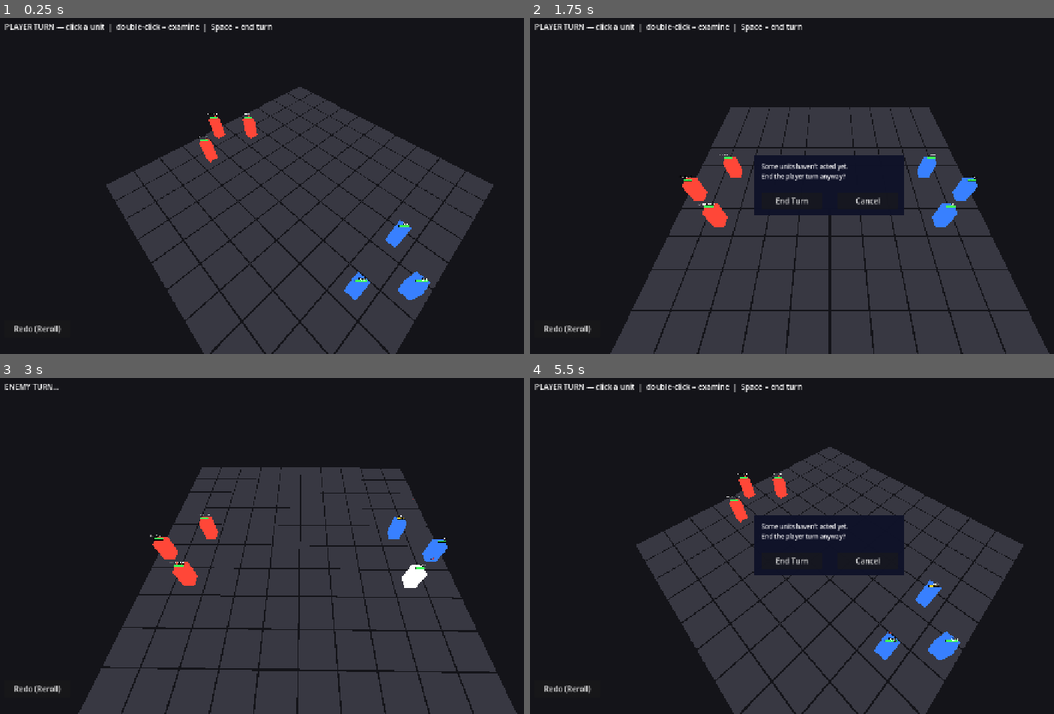
Above: before the commit, frames 1-4 (two rows, left to right).
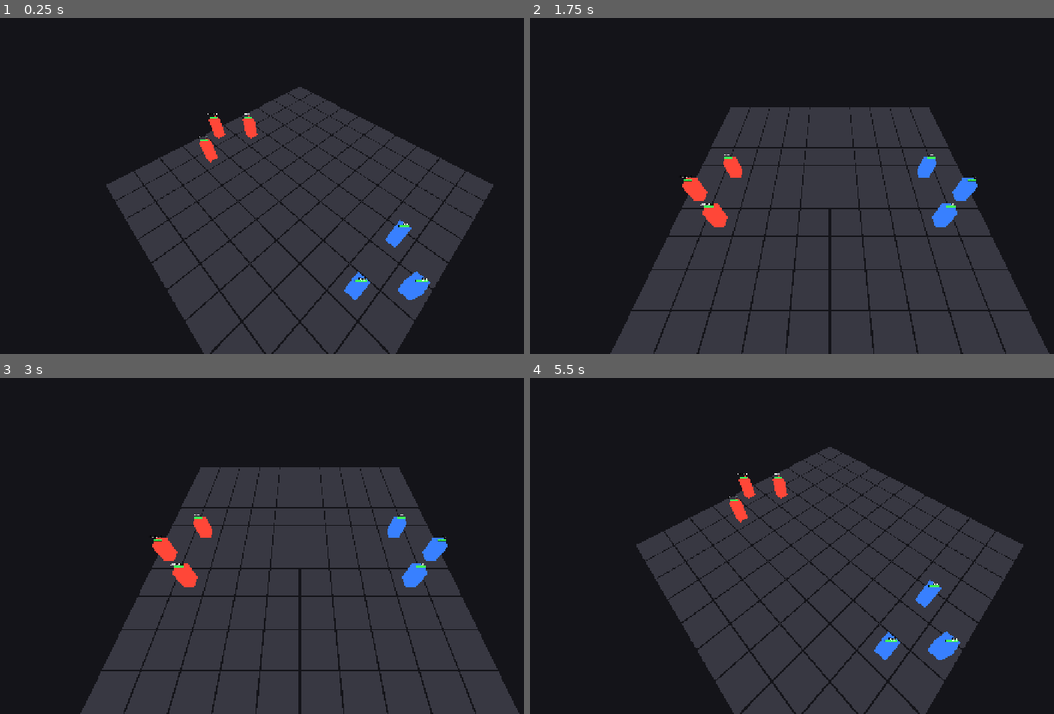
Above: after the commit, the same moments.

Repository: caleb-the-dev/RogueFinder
Game: Godot game, scene res://main.tscn
The game is run twice, just before and just after one commit, with the same random seed, the same clock (stepped at 60 frames per second) and the same inputs. The engine's default icon, where the game draws it, is replaced by a stand-in: a white triangle on a blue panel in a dark square.
Inputs (mouse positions are in pixels of both pictures, inside the frame that each line leads up to):
- Up to frame 1 (0.25 s): no input
- Up to frame 2 (1.75 s): click (566, 327) at 0.5 s, where only the run before the commit has a clickable "Redo (Reroll)"; tap A at 1.25 s; move the mouse to (959, 169) at 1.27 s; hold Right from 1.28 s (still down); tap Q at 1.35 s; click (959, 169) at 1.42 s; tap Space at 1.52 s
- Up to frame 3 (3 s): release Right at 2 s; click (262, 559) at 2 s, where only the run before the commit has a clickable "End Turn"; tap Space at 2.75 s; drag from (178, 562) to (272, 613) at 2.77 s
- Up to frame 4 (5.5 s): tap Enter at 3.5 s; move the mouse to (891, 472) at 3.52 s; hold Right 3.53-4.25 s; tap M at 3.6 s; tap Space at 4.25, 5.27 s; drag from (802, 613) to (650, 495) at 4.27 s; tap A at 5 s; move the mouse to (1012, 596) at 5.02 s; hold A from 5.03 s (still down); tap E at 5.1 s

The runs differ from the first frame. In frame 1, 0.7% of the frame differs, in the area x 0-52%, y 1-94%; in frame 2, 5.3%, in the area x 0-86%, y 1-94%; in frame 3, 5.2%; in frame 4, 5.3%.
Error after the commit: Parse Error: Invalid argument for "_slot()" function: argument 1 should be "String" but is "EquipmentData". (res://scripts/ui/StatPanel.gd:138)

Commit message:
feat: equipment data model — EquipmentData, EquipmentLibrary, derived stat bonuses
- EquipmentData resource (Slot enum, stat_bonuses dict, get_bonus() helper)
- EquipmentLibrary static class: 6 placeholder items (2 per slot) with get_equipment() / all_equipment()
- CombatantData: weapon/armor/accessory changed from String to EquipmentData (nullable)
- All derived stats (attack, defense, speed, hp_max, energy_max, energy_regen) now include equipment bonuses via _equip_bonus()
- tests/test_equipment.gd: 11 tests covering get_bonus(), null-equip regression, leather_armor, chain_mail, library count
- docs updated: combatant_data.md reflects new types, formulas, dependencies, EquipmentLibrary table

Co-Authored-By: Claude Sonnet 4.6 <noreply@anthropic.com>

Diff:
--- a/rogue-finder/resources/CombatantData.gd
+++ b/rogue-finder/resources/CombatantData.gd
@@ -55,14 +55,16 @@
 @export_range(0, 5) var vitality:  int = 2  # Toughness; drives HP and energy pool
 
 ## ======================================================
-## --- Equipment Slots (placeholder strings — item system TBD) ---
+## --- Equipment Slots ---
+## weapon / armor / accessory: null = unequipped.
+## consumable: ID string into ConsumableLibrary; "" = none.
 ## ======================================================
 
-@export var weapon:     String = ""
-@export var armor:      String = ""
+@export var weapon:     EquipmentData = null
+@export var armor:      EquipmentData = null
 ## consumable_id into ConsumableLibrary; "" = none
 @export var consumable: String = ""
-@export var accessory:  String = ""
+@export var accessory:  EquipmentData = null
 
 ## ======================================================
 ## --- Ability Pool ---
@@ -87,34 +89,39 @@
 @export var armor_defense: int = 5
 
 ## ======================================================
-## Derived Stats — computed from core attributes
+## Derived Stats — computed from core attributes + all equipped items
 ## ======================================================
 
-## hp_max: 10 × vitality
+## Sums a stat bonus across all three equipment slots.
+func _equip_bonus(stat: String) -> int:
+	return (weapon.get_bonus(stat)    if weapon    else 0) \
+		 + (armor.get_bonus(stat)     if armor     else 0) \
+		 + (accessory.get_bonus(stat) if accessory else 0)
+
+## hp_max: 10 × vitality (vitality bonuses add linearly, not multiplicatively)
 var hp_max: int:
-	get: return 10 * vitality
+	get: return 10 * vitality + _equip_bonus("vitality")
 
 ## energy_max: 5 + vitality
 var energy_max: int:
-	get: return 5 + vitality
+	get: return 5 + vitality + _equip_bonus("vitality")
 
 ## energy_regen: energy restored at the start of each turn — 2 + willpower
 var energy_regen: int:
-	get: return 2 + willpower
+	get: return 2 + willpower + _equip_bonus("willpower")
 
 ## speed: movement range in grid cells (Manhattan distance) — 2 + dexterity
 ## Named "speed" to stay compatible with Grid3D / CombatManager3D references.
 var speed: int:
-	get: return 2 + dexterity
+	get: return 2 + dexterity + _equip_bonus("dexterity")
 
-## defense: shorthand alias to armor_defense for CombatManager compatibility.
+## defense: armor_defense + any armor_defense bonuses from equipped items.
 var defense: int:
-	get: return armor_defense
+	get: return armor_defense + _equip_bonus("armor_defense")
 
-## attack: base offensive power — 5 + strength.
-## Will be refined by the equipped weapon in a future update.
+## attack: 5 + strength + any strength bonuses from equipped items.
 var attack: int:
-	get: return 5 + strength
+	get: return 5 + strength + _equip_bonus("strength")
 
 ## unit_name: alias for character_name.
 ## Keeps HUD.gd and Unit3D.gd working without changes — they duck-type on this field.
--- /dev/null
+++ b/rogue-finder/resources/EquipmentData.gd
@@ -0,0 +1,18 @@
+class_name EquipmentData
+extends Resource
+
+## --- EquipmentData ---
+## One equipment item. Stored in a slot on CombatantData (weapon / armor / accessory).
+## stat_bonuses keys are attribute names matching CombatantData fields.
+
+enum Slot { WEAPON = 0, ARMOR = 1, ACCESSORY = 2 }
+
+@export var equipment_id:   String = ""
+@export var equipment_name: String = ""
+@export var slot:           int    = Slot.WEAPON
+@export var stat_bonuses:   Dictionary = {}
+@export var description:    String = ""
+
+## Returns the delta this item contributes to stat_name, or 0 if not present.
+func get_bonus(stat_name: String) -> int:
+	return stat_bonuses.get(stat_name, 0)
--- /dev/null
+++ b/rogue-finder/scripts/globals/EquipmentLibrary.gd
@@ -0,0 +1,87 @@
+class_name EquipmentLibrary
+extends RefCounted
+
+## --- EquipmentLibrary ---
+## Static catalog of all equipment items. Pattern mirrors AbilityLibrary / ConsumableLibrary.
+## Placeholder data — a future CSV import will replace these constants.
+##
+## get_equipment() never returns null; falls back to a stub for unknown IDs.
+## all_equipment() returns the full catalog for use in reward pools.
+
+const _ITEMS: Array[Dictionary] = [
+	## --- Armor ---
+	{
+		"id":   "leather_armor",
+		"name": "Leather Armor",
+		"slot": EquipmentData.Slot.ARMOR,
+		"bonuses": {"armor_defense": 1},
+		"desc": "Light protection.",
+	},
+	{
+		"id":   "chain_mail",
+		"name": "Chain Mail",
+		"slot": EquipmentData.Slot.ARMOR,
+		"bonuses": {"armor_defense": 2, "dexterity": -1},
+		"desc": "Heavier. Slower.",
+	},
+	## --- Weapons ---
+	{
+		"id":   "short_sword",
+		"name": "Short Sword",
+		"slot": EquipmentData.Slot.WEAPON,
+		"bonuses": {"strength": 1},
+		"desc": "A simple blade.",
+	},
+	{
+		"id":   "hunters_bow",
+		"name": "Hunter's Bow",
+		"slot": EquipmentData.Slot.WEAPON,
+		"bonuses": {"dexterity": 1},
+		"desc": "Better range.",
+	},
+	## --- Accessories ---
+	{
+		"id":   "iron_ring",
+		"name": "Iron Ring",
+		"slot": EquipmentData.Slot.ACCESSORY,
+		"bonuses": {"vitality": 1},
+		"desc": "Adds constitution.",
+	},
+	{
+		"id":   "lucky_charm",
+		"name": "Lucky Charm",
+		"slot": EquipmentData.Slot.ACCESSORY,
+		"bonuses": {"willpower": 1},
+		"desc": "Luck of the draw.",
+	},
+]
+
+## Returns a populated EquipmentData for the given ID. Never returns null.
+static func get_equipment(id: String) -> EquipmentData:
+	for def in _ITEMS:
+		if def["id"] == id:
+			return _build(def)
+	# Unknown ID → stub so callers never receive null
+	var stub := EquipmentData.new()
+	stub.equipment_id   = id
+	stub.equipment_name = "Unknown"
+	stub.slot           = EquipmentData.Slot.WEAPON
+	stub.stat_bonuses   = {}
+	stub.description    = "Unknown item."
+	return stub
+
+## Returns every defined item. Used to populate reward pools.
+static func all_equipment() -> Array[EquipmentData]:
+	var result: Array[EquipmentData] = []
+	for def in _ITEMS:
+		result.append(_build(def))
+	return result
+
+static func _build(def: Dictionary) -> EquipmentData:
+	var eq := EquipmentData.new()
+	eq.equipment_id   = def["id"]
+	eq.equipment_name = def["name"]
+	eq.slot           = def["slot"]
+	eq.stat_bonuses   = def["bonuses"].duplicate()
+	eq.description    = def["desc"]
+	return eq
--- /dev/null
+++ b/rogue-finder/tests/test_equipment.gd
@@ -0,0 +1,123 @@
+extends Node
+
+## --- Unit Tests: EquipmentData + EquipmentLibrary ---
+## Run via Project > Run This Scene (F6) with this script attached to a Node.
+## Tests cover get_bonus(), null-equipment regression, equipped-stat formulas, and library size.
+## No scene nodes, timers, or signals required.
+
+func _ready() -> void:
+	print("=== test_equipment.gd ===")
+	test_get_bonus_returns_zero_for_missing_stat()
+	test_get_bonus_returns_correct_value_for_present_stat()
+	test_null_equipment_attack_no_regression()
+	test_null_equipment_defense_no_regression()
+	test_null_equipment_speed_no_regression()
+	test_null_equipment_hp_max_no_regression()
+	test_null_equipment_energy_max_no_regression()
+	test_null_equipment_energy_regen_no_regression()
+	test_leather_armor_defense_plus_one()
+	test_chain_mail_defense_plus_two_speed_minus_one()
+	test_equipment_library_all_returns_six_items()
+	print("=== All equipment tests passed ===")
+
+## --- EquipmentData.get_bonus() ---
+
+func test_get_bonus_returns_zero_for_missing_stat() -> void:
+	var eq := EquipmentData.new()
+	eq.stat_bonuses = {"strength": 2}
+	assert(eq.get_bonus("dexterity") == 0,
+		"get_bonus on absent key should return 0, got %d" % eq.get_bonus("dexterity"))
+	assert(eq.get_bonus("") == 0,
+		"get_bonus on empty key should return 0")
+	print("  PASS test_get_bonus_returns_zero_for_missing_stat")
+
+func test_get_bonus_returns_correct_value_for_present_stat() -> void:
+	var eq := EquipmentData.new()
+	eq.stat_bonuses = {"strength": 3, "dexterity": -1, "armor_defense": 2}
+	assert(eq.get_bonus("strength") == 3,
+		"get_bonus(strength) should be 3, got %d" % eq.get_bonus("strength"))
+	assert(eq.get_bonus("dexterity") == -1,
+		"get_bonus(dexterity) should be -1, got %d" % eq.get_bonus("dexterity"))
+	assert(eq.get_bonus("armor_defense") == 2,
+		"get_bonus(armor_defense) should be 2, got %d" % eq.get_bonus("armor_defense"))
+	print("  PASS test_get_bonus_returns_correct_value_for_present_stat")
+
+## --- CombatantData null-equipment regression ---
+## All derived stats must match pre-equipment formulas when all slots are null.
+
+func test_null_equipment_attack_no_regression() -> void:
+	var d := CombatantData.new()
+	d.strength = 3
+	# weapon/armor/accessory are null by default
+	assert(d.attack == 8, "attack with str=3, no equip: expected 8, got %d" % d.attack)
+	d.strength = 0
+	assert(d.attack == 5, "attack with str=0, no equip: expected 5, got %d" % d.attack)
+	print("  PASS test_null_equipment_attack_no_regression")
+
+func test_null_equipment_defense_no_regression() -> void:
+	var d := CombatantData.new()
+	d.armor_defense = 6
+	assert(d.defense == 6, "defense with armor_defense=6, no equip: expected 6, got %d" % d.defense)
+	print("  PASS test_null_equipment_defense_no_regression")
+
+func test_null_equipment_speed_no_regression() -> void:
+	var d := CombatantData.new()
+	d.dexterity = 4
+	assert(d.speed == 6, "speed with dex=4, no equip: expected 6, got %d" % d.speed)
+	d.dexterity = 0
+	assert(d.speed == 2, "speed with dex=0, no equip: expected 2, got %d" % d.speed)
+	print("  PASS test_null_equipment_speed_no_regression")
+
+func test_null_equipment_hp_max_no_regression() -> void:
+	var d := CombatantData.new()
+	d.vitality = 3
+	assert(d.hp_max == 30, "hp_max with vit=3, no equip: expected 30, got %d" % d.hp_max)
+	print("  PASS test_null_equipment_hp_max_no_regression")
+
+func test_null_equipment_energy_max_no_regression() -> void:
+	var d := CombatantData.new()
+	d.vitality = 4
+	assert(d.energy_max == 9, "energy_max with vit=4, no equip: expected 9, got %d" % d.energy_max)
+	print("  PASS test_null_equipment_energy_max_no_regression")
+
+func test_null_equipment_energy_regen_no_regression() -> void:
+	var d := CombatantData.new()
+	d.willpower = 2
+	assert(d.energy_regen == 4, "energy_regen with wil=2, no equip: expected 4, got %d" % d.energy_regen)
+	print("  PASS test_null_equipment_energy_regen_no_regression")
+
+## --- Equipped item stat formulas ---
+
+func test_leather_armor_defense_plus_one() -> void:
+	var d := CombatantData.new()
+	d.armor_defense = 5
+	d.armor = EquipmentLibrary.get_equipment("leather_armor")
+	# leather_armor: armor_defense +1
+	assert(d.defense == 6,
+		"defense with leather_armor (ad+1) should be 6, got %d" % d.defense)
+	print("  PASS test_leather_armor_defense_plus_one")
+
+func test_chain_mail_defense_plus_two_speed_minus_one() -> void:
+	var d := CombatantData.new()
+	d.armor_defense = 5
+	d.dexterity = 3
+	d.armor = EquipmentLibrary.get_equipment("chain_mail")
+	# chain_mail: armor_defense +2, dexterity -1
+	assert(d.defense == 7,
+		"defense with chain_mail (ad+2) should be 7, got %d" % d.defense)
+	# speed = 2 + dex + dex_bonus_from_all_slots; chain_mail gives dex -1
+	assert(d.speed == 4,
+		"speed with dex=3, chain_mail (dex-1) should be 4, got %d" % d.speed)
+	print("  PASS test_chain_mail_defense_plus_two_speed_minus_one")
+
+## --- EquipmentLibrary ---
+
+func test_equipment_library_all_returns_six_items() -> void:
+	var all: Array[EquipmentData] = EquipmentLibrary.all_equipment()
+	assert(all.size() == 6,
+		"all_equipment() should return 6 items, got %d" % all.size())
+	# Verify no nulls slipped in
+	for item in all:
+		assert(item != null, "all_equipment() should not contain null entries")
+		assert(item.equipment_id != "", "every item should have a non-empty equipment_id")
+	print("  PASS test_equipment_library_all_returns_six_items")
Not shown, changed: docs/map_directories/combatant_data.md
